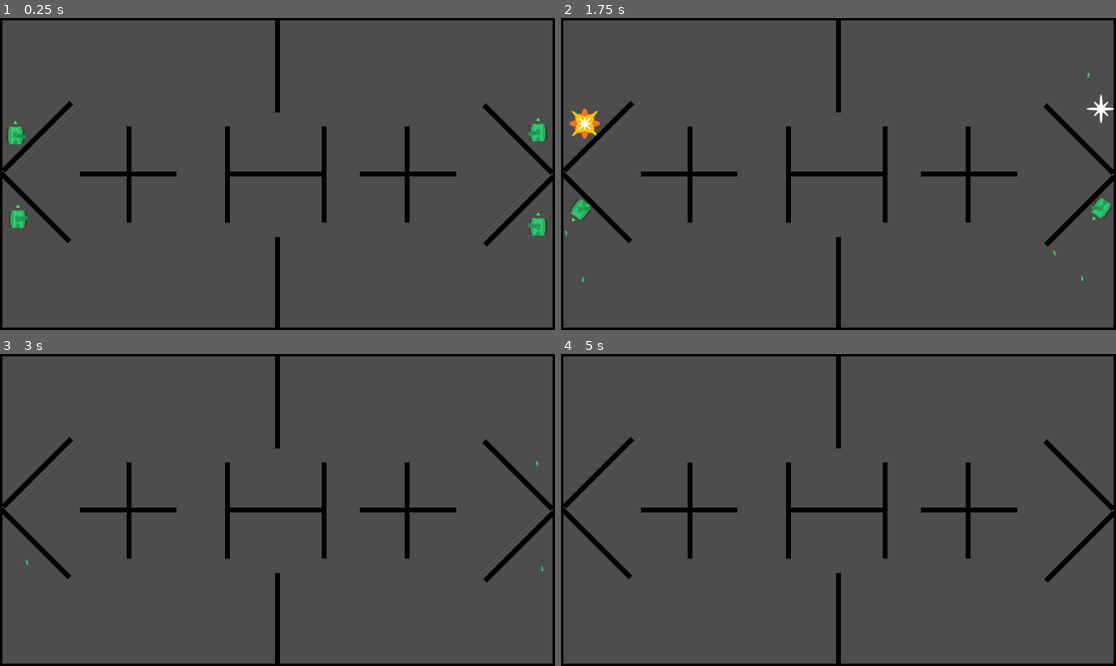
Above: before the commit, frames 1-4 (two rows, left to right).
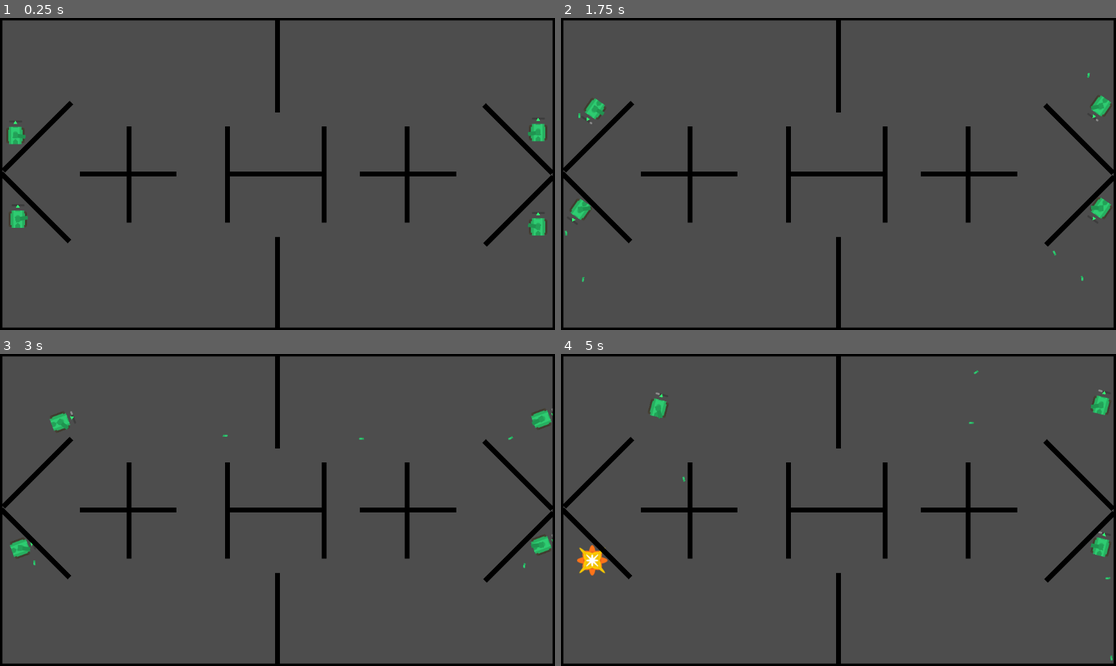
Above: after the commit, the same moments.

Repository: Koala118th/Tank-AWS
Game: Godot game, scene res://Scenes/game.tscn
The game is run twice, just before and just after one commit, with the same random seed, the same clock (stepped at 60 frames per second) and the same inputs. The project has no main scene, so this scene is started directly.
Inputs (mouse positions are in pixels of both pictures, inside the frame that each line leads up to):
- Up to frame 1 (0.25 s): no input
- Up to frame 2 (1.75 s): tap Enter at 0.5 s; move the mouse to (960, 158) at 0.52 s; hold D (turn_right) 0.53-1.28 s; click (960, 158) at 0.6 s; move the mouse to (727, 189) at 1.27 s; hold S (move_backward) from 1.28 s (still down); click (727, 189) at 1.35 s
- Up to frame 3 (3 s): move the mouse to (333, 441) at 2.02 s; release S (move_backward) at 2.03 s; hold D (turn_right) 2.03-2.78 s; click (333, 441) at 2.1 s; move the mouse to (249, 572) at 2.77 s; hold W (move_forward) from 2.78 s (still down); click (249, 572) at 2.85 s
- Up to frame 4 (5 s): move the mouse to (1005, 556) at 3.52 s; release W (move_forward) at 3.53 s; hold A (turn_left) from 3.53 s (still down); click (1005, 556) at 3.6 s; move the mouse to (672, 463) at 4.27 s; click (672, 463) at 4.35 s

The runs differ from the first frame. In frame 2, 0.7% of the frame differs, in the area x 1-100%, y 24-39%; in frame 3, 0.8%; in frame 4, 0.9%, in the area x 2-100%, y 5-99%.

Commit message:
add health bar

Diff:
--- a/Entities/Tank/tank.gd
+++ b/Entities/Tank/tank.gd
@@ -1,7 +1,7 @@
 extends CharacterBody2D
 class_name Tank
 
-
+const MAX_HEALTH: int = 100
 @export var bullet_scene: PackedScene =preload("res://Objects/projectile/bullet/bullet.tscn")
 @export var explosion_scene: PackedScene =preload("res://Entities/Explosion/explosion.tscn")
 
@@ -9,6 +9,22 @@
 @export var turn_speed: float = 5.0
 @export var acceleration: float = 2500.0
 @export var deceleration: float = 1500.0
+@export_range(0, MAX_HEALTH) var health: float = 100:
+	get:
+		return health
+	set(new_value):
+		var new_health: int = clamp(new_value, 0, MAX_HEALTH)
+		health_bar.value = lerp(health_bar.value, health, 0.1)
+		if health > 0 and new_health == 0:
+			set_physics_process(false)
+			var explosion = explosion_scene.instantiate()
+			explosion.global_position = global_position
+			get_parent().add_child(explosion)
+			queue_free()
+
+		health = new_health
+
+@onready var health_bar: ProgressBar = $ProgressBar
 
 
 func _physics_process(delta: float):
@@ -39,9 +55,8 @@
 	get_parent().add_child(bullet)
 
 
-func get_hit():
+func get_hit(damage: float):
+	print(health)
 	print("got hit")
-	var explosion = explosion_scene.instantiate()
-	explosion.global_position = global_position
-	get_parent().add_child(explosion)
-	queue_free()
+	health -= damage
+	print(health)
--- a/Entities/Tank/tank.tscn
+++ b/Entities/Tank/tank.tscn
@@ -11,6 +11,21 @@
 [node name="Tank" type="CharacterBody2D" unique_id=1826538697]
 collision_layer = 3
 script = ExtResource("1_dlw22")
+
+[node name="ProgressBar" type="ProgressBar" parent="." unique_id=1505685711]
+anchors_preset = 15
+anchor_right = 1.0
+anchor_bottom = 1.0
+offset_left = 14.0
+offset_top = -31.5
+offset_right = 18.0
+offset_bottom = -4.5
+grow_horizontal = 2
+grow_vertical = 2
+rotation = 1.5707964
+theme_override_font_sizes/font_size = 16
+fill_mode = 3
+show_percentage = false
 
 [node name="Body" type="Node2D" parent="." unique_id=1157753539]
 
--- a/Objects/projectile/bullet/bullet.tscn
+++ b/Objects/projectile/bullet/bullet.tscn
@@ -13,15 +13,12 @@
 [node name="Bullet" unique_id=746364472 instance=ExtResource("1_tv54y")]
 script = ExtResource("2_0g0mr")
 speed = 400.0
+damage = 20.0
 
 [node name="Sprite2D" parent="." index="0" unique_id=1784469120]
 texture = ExtResource("3_fmpon")
 
-[node name="EnemyDetectionArea" parent="." index="1" unique_id=1894152565]
-collision_layer = 0
-collision_mask = 2
-
-[node name="CollisionShape2D" parent="EnemyDetectionArea" index="0" unique_id=1678753695]
+[node name="CollisionShape2D" parent="EnemyDetectionArea" parent_id_path=PackedInt32Array(1894152565) index="0" unique_id=1678753695]
 shape = SubResource("RectangleShape2D_0g0mr")
 
 [node name="CollisionShape2D" parent="." index="3" unique_id=346569427]
--- a/Objects/projectile/projectile.gd
+++ b/Objects/projectile/projectile.gd
@@ -7,6 +7,7 @@
 
 
 @export var speed: float
+@export var damage: float
 
 
 func set_direction(dir: Vector2):
@@ -17,7 +18,7 @@
 
 func _ready():
 	$EnemyDetectionArea/CollisionShape2D.disabled = true
-	await get_tree().create_timer(0.1).timeout
+	await get_tree().create_timer(0.08).timeout
 	$EnemyDetectionArea/CollisionShape2D.disabled = false
 
 
@@ -33,7 +34,7 @@
 
 func _on_enemy_detection_area_body_entered(body: Node2D) -> void:
 	if body.has_method("get_hit"):
-		body.get_hit()
+		body.get_hit(damage)
 		queue_free()
 
 
